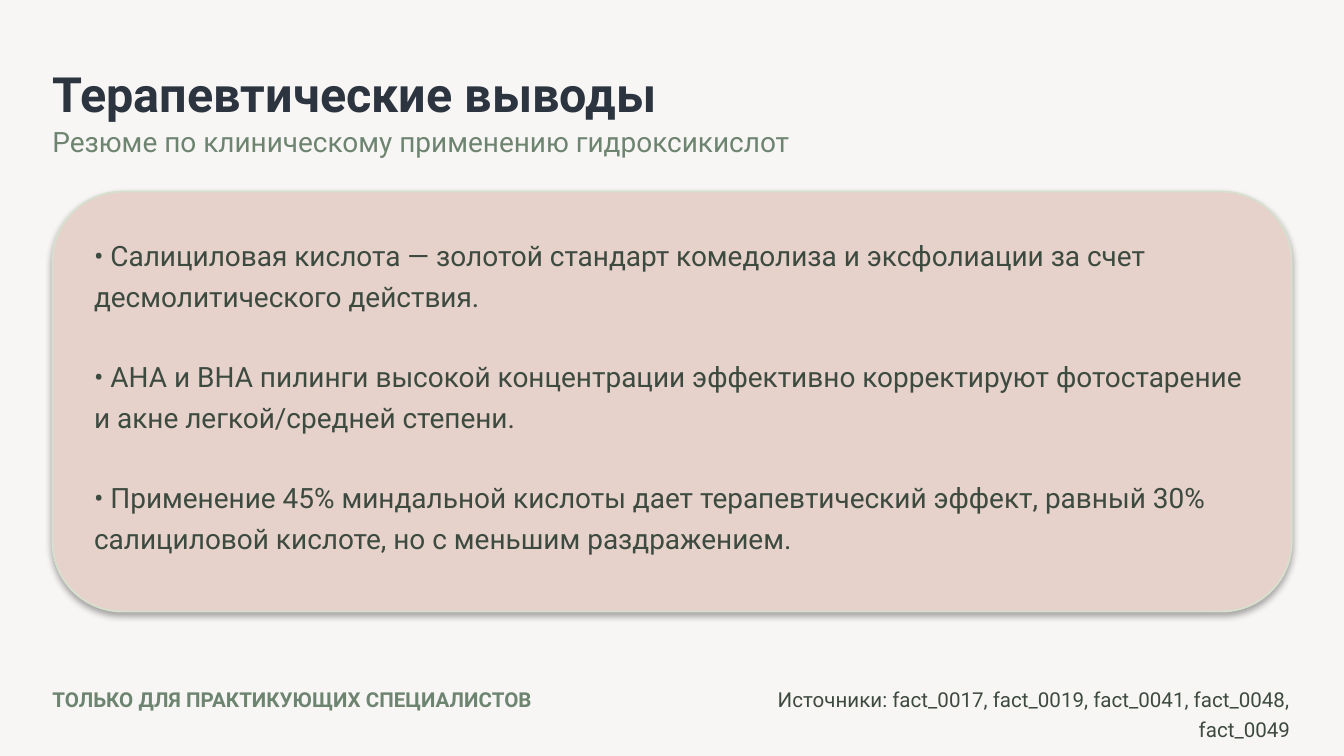
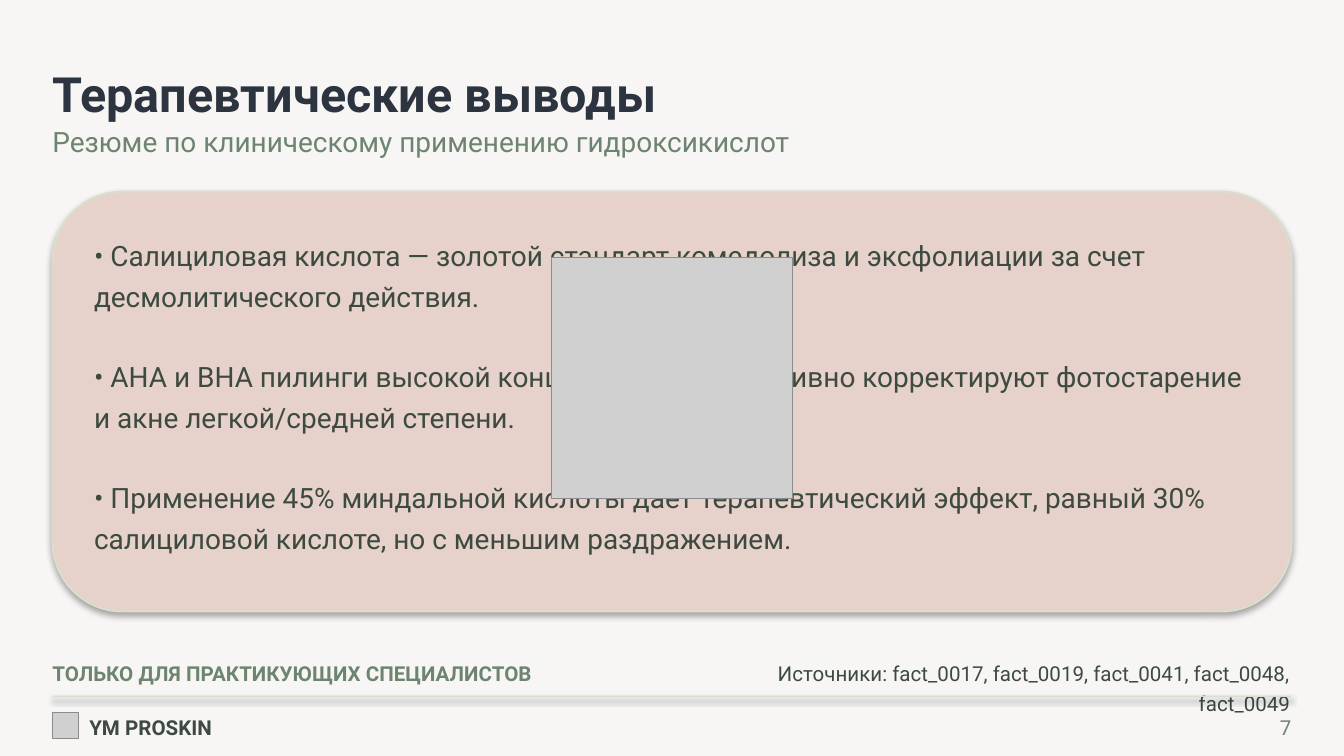
Before and after one commit to egregie/di_ko, a slide deck: slide 7 of 06_render/out/deck_exfoliants.pptx. Drawn at 1344x756 pixels with LibreOffice and Linux fonts; fonts in the diff are those of the drawing; grey boxes stand for pictures. Boxes give left, top, right and bottom in pixels: in the first picture for what was removed or moved away, otherwise in the second. Text is boxed around its words. In the diff, an @@ line names an element or a change of style, - is before the commit and + after.

```diff
--- a/06_render/out/deck_exfoliants.pptx
+++ b/06_render/out/deck_exfoliants.pptx
@@ picture added at <box>551,257,793,499</box> @@
@@ text "ТОЛЬКО ДЛЯ ПРАКТИКУЮЩИХ СПЕЦИАЛИСТОВ": place and size @@
-text "ТОЛЬКО ДЛЯ ПРАКТИКУЮЩИХ СПЕЦИАЛИСТОВ" at <box>52,692,532,711</box>
+text "ТОЛЬКО ДЛЯ ПРАКТИКУЮЩИХ СПЕЦИАЛИСТОВ" at <box>52,666,532,685</box>
@@ text "Источники: fact_0017, fact_0019, fact_0041, fact_0048, ...": place and size @@
-text "Источники: fact_0017, fact_0019, fact_0041, fact_0048, ..." at <box>778,691,1290,739</box>
+text "Источники: fact_0017, fact_0019, fact_0041, fact_0048, ..." at <box>778,665,1290,713</box>
@@ rectangle added at <box>52,696,1292,698</box>, fill #D7E0CE @@
@@ picture added at <box>52,712,79,739</box> @@
@@ text added at <box>89,720,212,735</box>, 11 pt, text #3D4A40, bold @@
+YM PROSKIN
@@ text added at <box>1280,720,1292,735</box>, 11 pt, text #6D8470 @@
+7
```
Also in this commit, not shown: 6 other slides changed, 21 other files.
